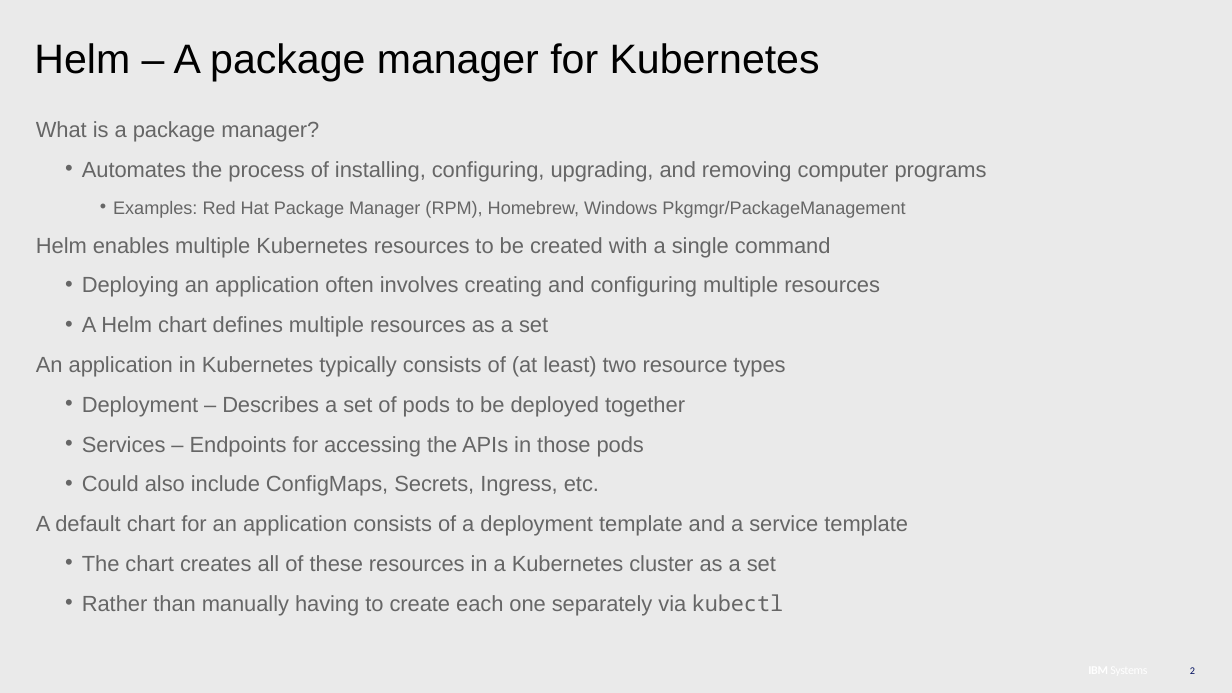
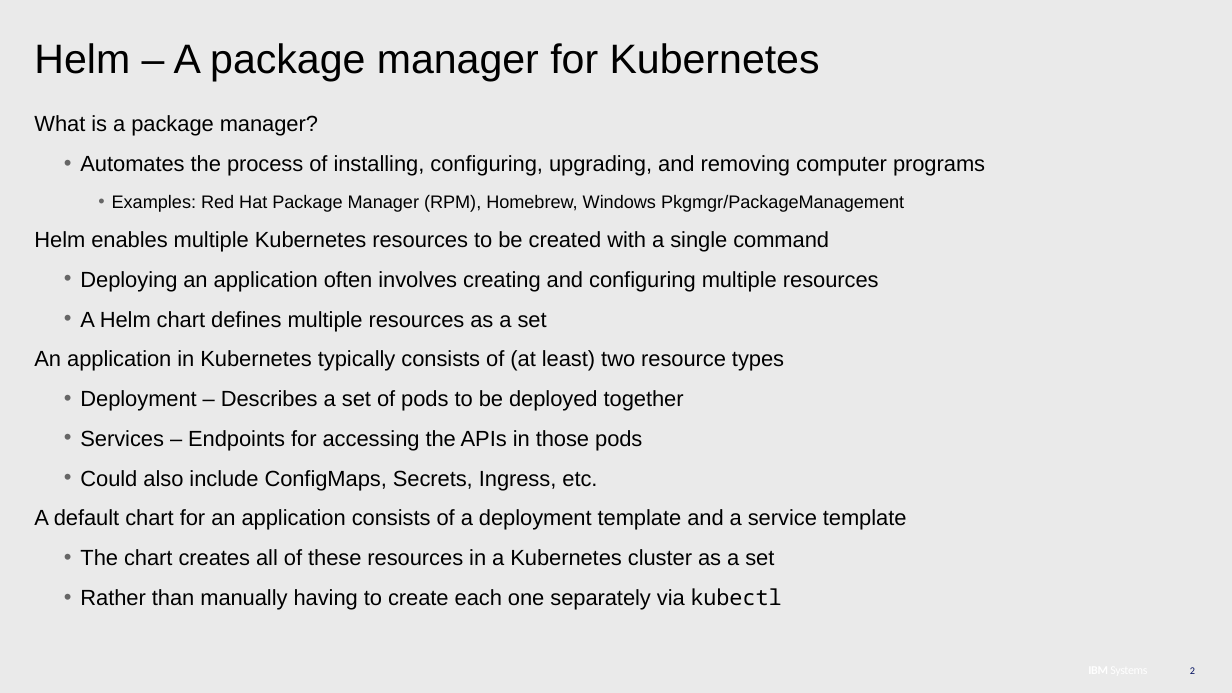
Before and after one commit to patrocinio/cloud-private-bootcamp, a slide deck: slide 2 of Units_development/Helm basics_AWG.pptx. Drawn at 1232x693 pixels with LibreOffice and Linux fonts; fonts in the diff are those of the drawing. Boxes give left, top, right and bottom in pixels: in the first picture for what was removed or moved away, otherwise in the second. Text is boxed around its words. In the diff, an @@ line names an element or a change of style, - is before the commit and + after.

```diff
--- a/Units_development/Helm basics_AWG.pptx
+++ b/Units_development/Helm basics_AWG.pptx
@@ text "What is a package manager?" at box(34, 115, 985, 610): text colour #666666 to #000000 @@
```
Also in this commit, not shown: 4 other slides changed, 5 slides added, 4 slides removed.
